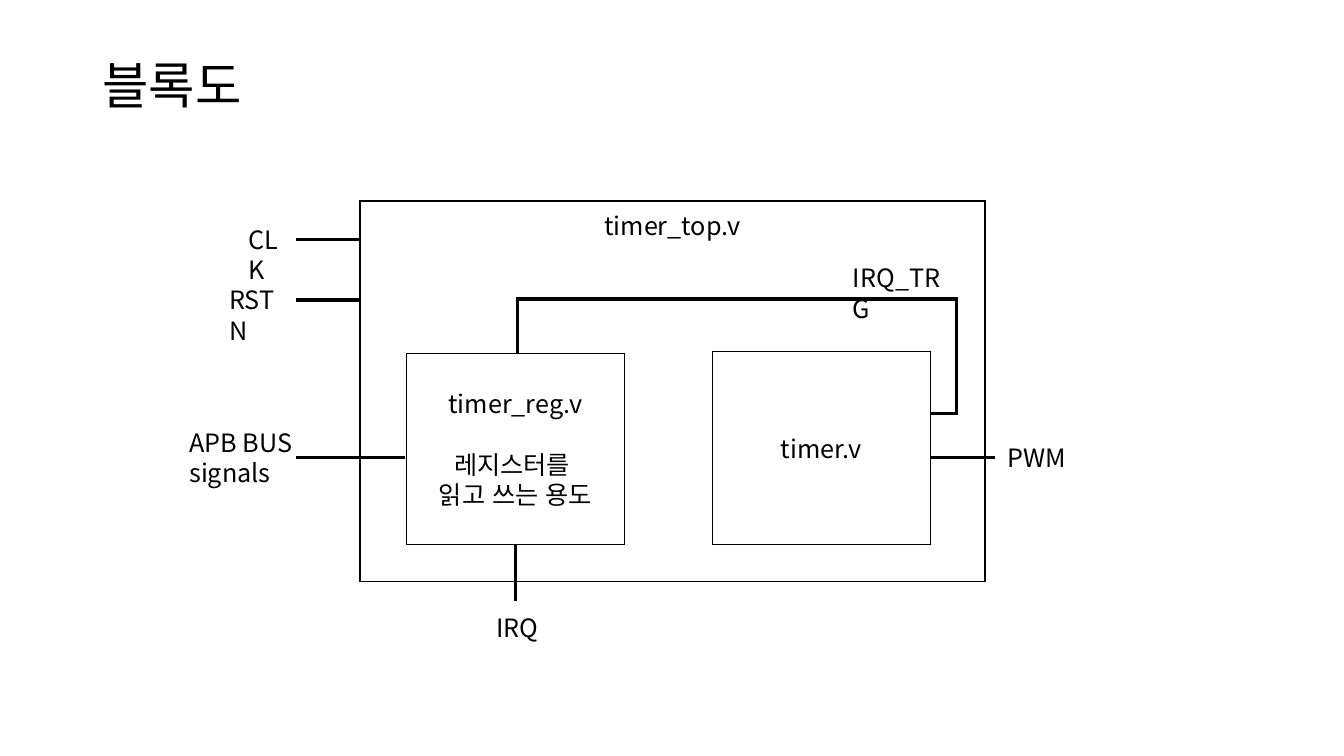
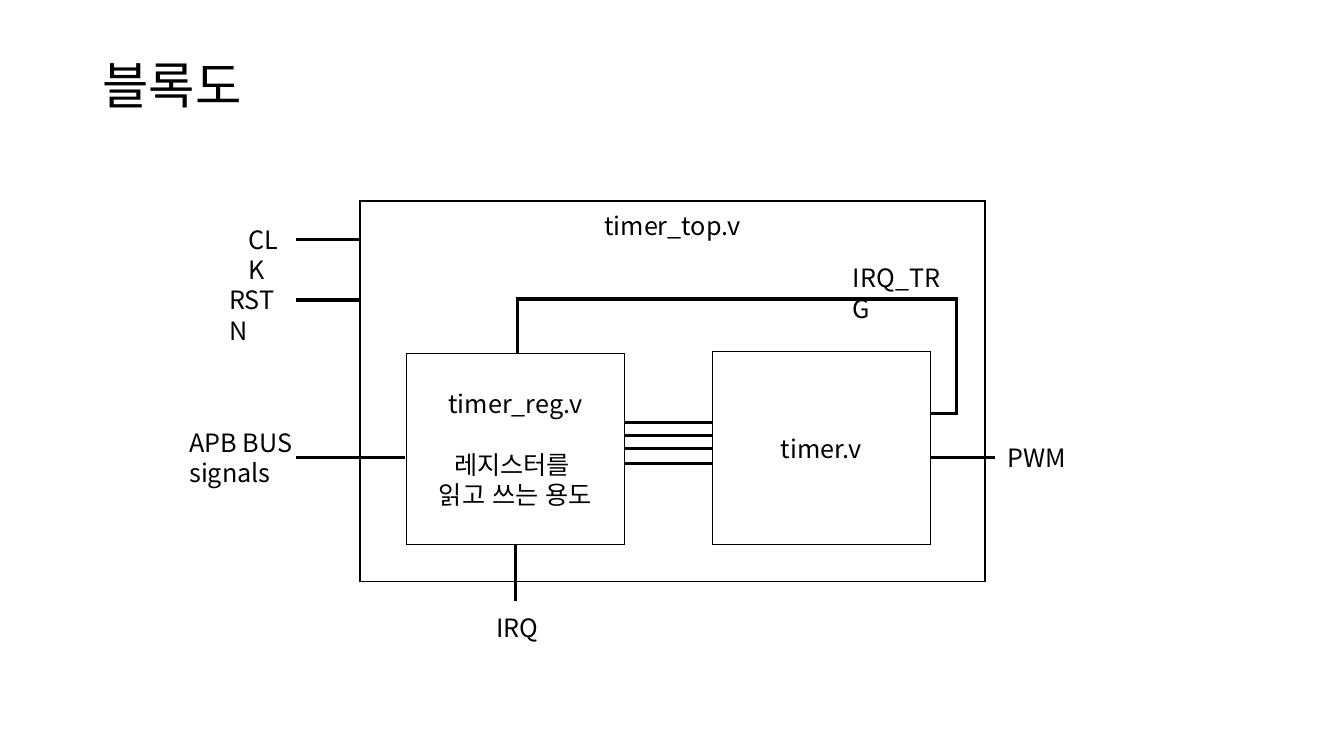
Before and after one commit to s8dragon/Verilog_Study, a slide deck: slide 13 of Doc/Verilog_tutorial.pptx. Drawn at 1344x756 pixels with LibreOffice and Linux fonts; fonts in the diff are those of the drawing. Boxes give left, top, right and bottom in pixels: in the first picture for what was removed or moved away, otherwise in the second. Text is boxed around its words. In the diff, an @@ line names an element or a change of style, - is before the commit and + after.

```diff
--- a/Doc/Verilog_tutorial.pptx
+++ b/Doc/Verilog_tutorial.pptx
@@ group added at [625,422,713,464]: 4 lines @@
```
Also in this commit, not shown: 1 other slide changed, 7 other files.
